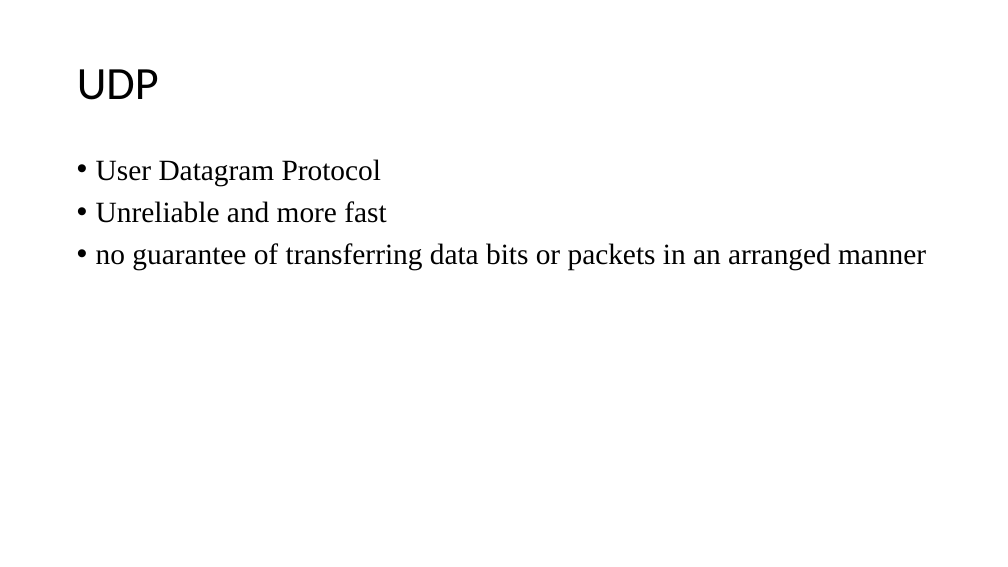
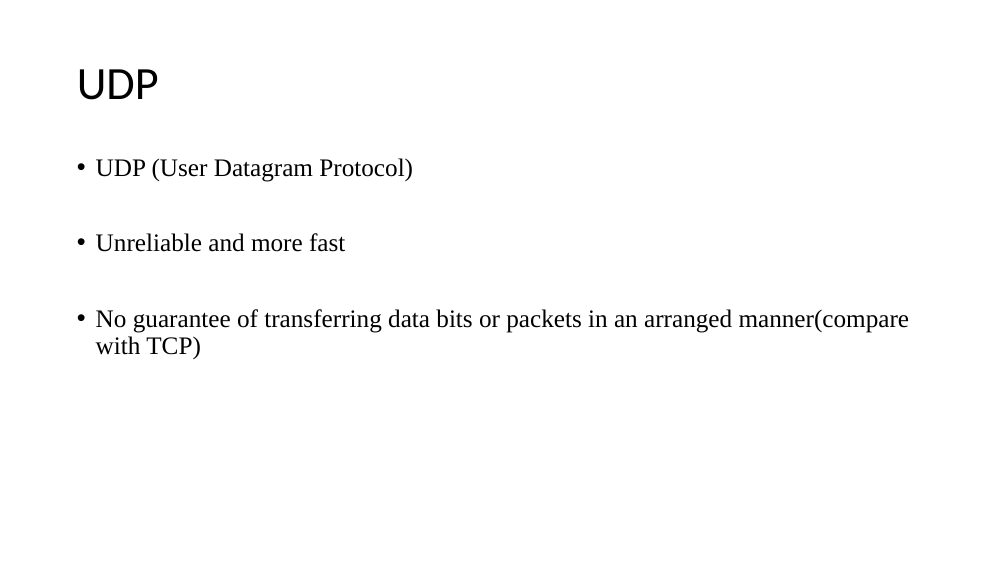
Before and after one commit to BebeShen/NCKU_Course-ComputerCommunication, a slide deck: slide 12 of LABs/lab1/Lab 1 Introduction.pptx (slide 8 before the commit). Drawn at 1008x567 pixels with LibreOffice and Linux fonts; fonts in the diff are those of the drawing. Boxes give left, top, right and bottom in pixels: in the first picture for what was removed or moved away, otherwise in the second. Text is boxed around its words. In the diff, an @@ line names an element or a change of style, - is before the commit and + after.

```diff
--- a/LABs/lab1/Lab 1 Introduction.pptx
+++ b/LABs/lab1/Lab 1 Introduction.pptx
@@ text at (96, 158, 413, 182): text changed; size 28 to 24 pt @@
-• User Datagram Protocol
+• UDP (User Datagram Protocol)
@@ text at (96, 233, 345, 252): size 28 to 24 pt in "Unreliable and more fast" @@
@@ text at (96, 309, 910, 359): text changed; size 28 to 24 pt @@
-• no guarantee of transferring data bits or packets in an arranged manner
+• No guarantee of transferring data bits or packets in an arranged manner(compare with TCP)
```
Also in this commit, not shown: 7 other slides changed, 7 slides added, 2 slides removed, 4 other files.
